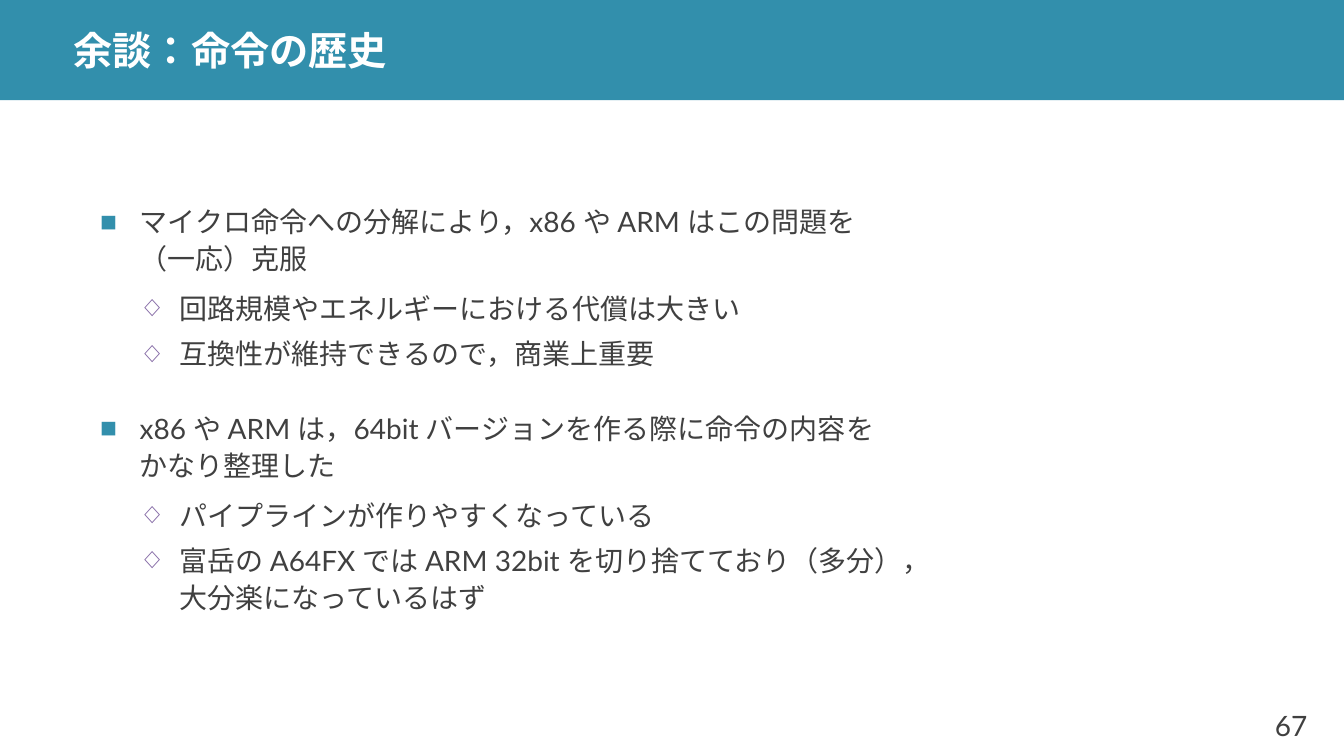
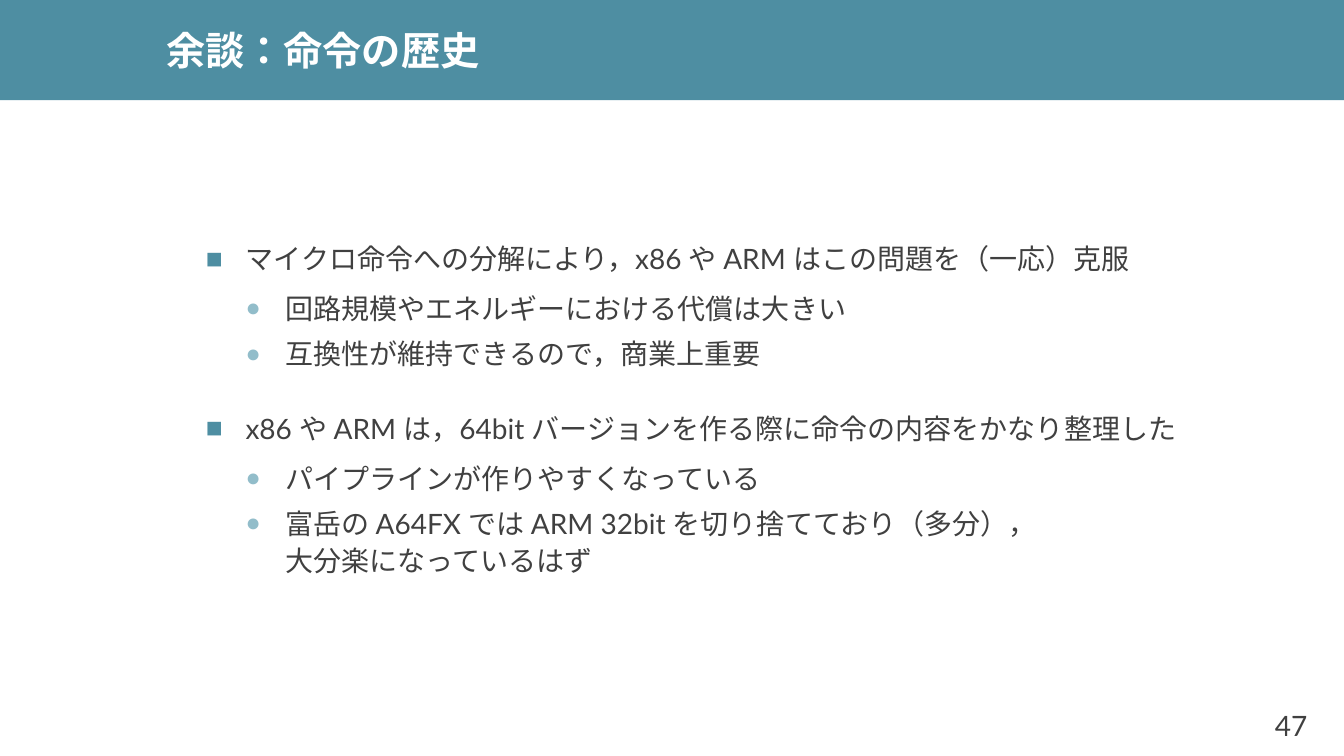
Before and after one commit to shioyadan/advanced-computer-organization, a slide deck: slide 47 of aco-shioya-04.pptx (slide 67 before the commit). Drawn at 1344x756 pixels with LibreOffice and Linux fonts; fonts in the diff are those of the drawing. Boxes give left, top, right and bottom in pixels: in the first picture for what was removed or moved away, otherwise in the second. Text is boxed around its words. In the diff, an @@ line names an element or a change of style, - is before the commit and + after.

```diff
--- a/aco-shioya-04.pptx
+++ b/aco-shioya-04.pptx
@@ rectangle at bbox=[0, 0, 1344, 100]: fill #328FAC to #4E8EA2 @@
@@ title "余談：命令の歴史": place and size @@
-title "余談：命令の歴史" at bbox=[74, 31, 387, 69]
+title "余談：命令の歴史" at bbox=[166, 31, 479, 69]
@@ text "マイクロ命令への分解により，x86 や ARM はこの問題を（一応）克服": place and size @@
-text "マイクロ命令への分解により，x86 や ARM はこの問題を（一応）克服" at bbox=[140, 208, 931, 610]
+text "マイクロ命令への分解により，x86 や ARM はこの問題を（一応）克服" at bbox=[246, 245, 1176, 573]
@@ text at bbox=[246, 245, 1129, 272]: text changed @@
-■ マイクロ命令への分解により，x86 や ARM はこの問題を
-  （一応）克服
+■ マイクロ命令への分解により，x86 や ARM はこの問題を（一応）克服
@@ text at bbox=[285, 295, 1037, 573]: bullet ◇ to ●; bullet colour #8064A2 to #92BDCA @@
@@ text at bbox=[246, 415, 1176, 442]: text changed @@
-■ x86 や ARM は，64bit バージョンを作る際に命令の内容を
-  かなり整理した
+■ x86 や ARM は，64bit バージョンを作る際に命令の内容をかなり整理した
@@ page number at bbox=[1275, 716, 1308, 736]: text changed @@
-67
+47
```
Also in this commit, not shown: 46 other slides changed, 60 slides added, 44 slides removed, 2 other files.
